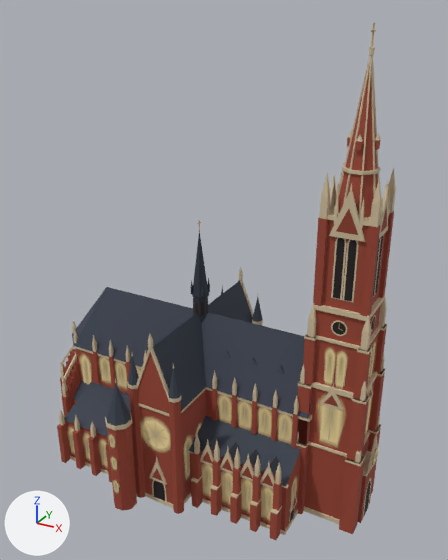
Before and after pictures for a commit that changed the glTF model zaec/assets/models/konkatedrala.glb.
The view is the same before and after, from a 50 mm camera at (61.9, -101.9, 96.2) aimed at (6.5, -1.2, 45.8). The axes (+X, +Y, +Z) are drawn at lower left. The lights are the same throughout. The older version comes first. Where no turn or scale is listed for an object, it has been applied to the vertices. Vertices at exactly the same position are counted once.

The scene before the commit, as lines of its bpy script (objects in view):
```python
me_mesh_0 = bpy.data.meshes.new('Mesh_0')
me_mesh_0.from_pydata(...)  # 6057 vertices, 6315 faces; spans x 0.0..78.4, y -43.4..0.0, z 0.0..94.2
me_mesh_0.materials.append(mat_konkatedrala)
me_mesh_1 = bpy.data.meshes.new('Mesh_1')
me_mesh_1.from_pydata(...)  # 1744 vertices, 2505 faces; spans x 1.5..78.4, y -43.4..-1.0, z 1.6..40.1
me_mesh_1.materials.append(mat_sjaj)
ob_mesh_0 = bpy.data.objects.new('Mesh_0', me_mesh_0)
ob_mesh_0.location = (-37.7, 18.2, -0.2)
ob_mesh_1 = bpy.data.objects.new('Mesh_1', me_mesh_1)
ob_mesh_1.location = (-37.7, 18.2, -0.2)
```
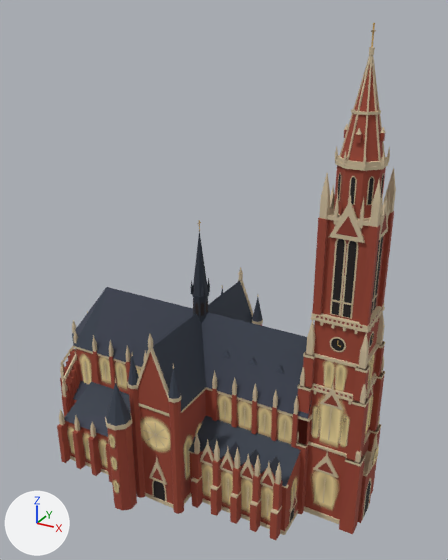
Changed parts and their boxes (x1, y1, x2, y2) in the pictures (448 x 560 px; the box of a moved part takes in the faces that stretch with it):
part 1 of me_mesh_0, moved or reshaped (mostly hidden afterwards)
    before: (314, 326, 381, 349)
    after: (312, 378, 377, 402)
part 2 of me_mesh_0, moved or reshaped (not visible afterwards)
    before: (314, 295, 385, 321)
part 3 of me_mesh_0, moved or reshaped (not visible afterwards)
    before: (375, 140, 380, 150)
part 4 of me_mesh_0, added
    after: (310, 307, 385, 333)
part 5 of me_mesh_0, rebuilt (17% shorter)
    before: (379, 187, 388, 239)
    after: (379, 197, 388, 240)
part 6 of me_mesh_0, rebuilt
    before: (381, 205, 387, 232)
    after: (381, 214, 387, 234)
part 7 of me_mesh_0, deleted
    before: (333, 134, 388, 330)
part 8 of me_mesh_0, built on
    before: (298, 55, 394, 461)
    after: (297, 55, 394, 503)
part 9 of me_mesh_1, rebuilt
    before: (325, 349, 335, 384)
    after: (325, 361, 334, 388)
part 10 of me_mesh_1, built on
    before: (336, 343, 375, 387)
    after: (312, 360, 373, 508)

Patch to the scene script:
```diff
--- a/zaec/assets/models/konkatedrala.glb.py
+++ b/zaec/assets/models/konkatedrala.glb.py
@@ me_mesh_0 @@
 # used by ob_mesh_0; location = (-37.7, 18.2, -0.2)
-me_mesh_0.from_pydata(...)  # 6057 vertices, 6315 faces; spans x 0.0..78.4, y -43.4..0.0, z 0.0..94.2
+me_mesh_0.from_pydata(...)  # 7381 vertices, 7519 faces; spans x 0.0..78.4, y -43.4..0.0, z 0.0..94.2
+# me_mesh_0 part 1: the loose piece of 8 vertices spanning x 64.9..75.5, y -24.5..-13.9, z 40.8..41.3 is scaled about its middle by (1.06, 1.06, 0.805), then moved by (0.0, 0.0, -11.0)
+# me_mesh_0 part 2: the loose piece of 8 vertices spanning x 65.1..75.4, y -24.4..-14.1, z 46.6..47.5 is scaled about its middle by (0.0547, 0.043, 0.833), then moved by (5.3, -3.4, -17.5)
+# me_mesh_0 part 3: the loose piece of 8 vertices spanning x 71.9..72.8, y -19.7..-18.8, z 75.2..76.7 is scaled about its middle by (0.624, 0.49, 0.5), then moved by (3.1, -1.1, -46.4)
+# me_mesh_0 part 4: the loose piece of 8 vertices spanning x 64.9..75.5, y -24.5..-13.9, z 40.8..41.3 is copied, and the copy is moved by (0.0, 0.0, 3.6); it spans x 64.9..75.5, y -24.5..-13.9, z 44.5..44.9
+# me_mesh_0 part 5: the loose piece of 6 vertices spanning x 74.6..75.1, y -22.3..-16.1, z 60.8..69.4 is rebuilt with 6 vertices and now spans x 74.6..75.1, y -22.3..-16.1, z 60.6..67.4
+# me_mesh_0 part 6: the loose piece of 3 vertices spanning x 75.1, y -21.1..-17.3, z 61.8..66.1 is rebuilt with 3 vertices and now spans x 75.1, y -21.1..-17.3, z 61.4..64.8
+# me_mesh_0 part 7: 11 loose pieces with 64 vertices, spanning x 65.3..75.0, y -24.2..-14.3, z 42.3..77.8, are deleted
+# me_mesh_0 part 8: 377 vertices moved from x 63.6..76.8, y -25.8..-12.6, z 30.6..90.3 to x 63.6..76.8, y -25.8..-12.6, z 29.9..90.3; 515 vertices removed from x 65.1..75.3, y -24.3..-14.1, z 32.3..90.3; 1767 vertices added at x 64.7..75.7, y -25.1..-13.3, z 4.0..90.3
+# other edits to the shape of me_mesh_0 do not show in these pictures
 me_mesh_0.materials.append(mat_konkatedrala)
@@ me_mesh_1 @@
 # used by ob_mesh_1; location = (-37.7, 18.2, -0.2)
-me_mesh_1.from_pydata(...)  # 1744 vertices, 2505 faces; spans x 1.5..78.4, y -43.4..-1.0, z 1.6..40.1
+me_mesh_1.from_pydata(...)  # 1974 vertices, 2835 faces; spans x 1.5..78.4, y -43.4..-1.0, z 1.6..37.6
+# me_mesh_1 part 9: the loose piece of 23 vertices spanning x 67.8..70.4, y -24.4, z 31.5..40.1 is rebuilt with 23 vertices and now spans x 67.6..70.6, y -24.4, z 30.6..37.6
+# me_mesh_1 part 10: 138 vertices moved from x 65.0..75.4, y -24.4..-14.0, z 31.5..40.1 to x 64.7..75.7, y -23.1..-13.7, z 18.9..37.6; 230 vertices added at x 64.7..75.4, y -24.9..-13.5, z 2.7..37.6
+# other edits to the shape of me_mesh_1 do not show in these pictures
 me_mesh_1.materials.append(mat_sjaj)
```
